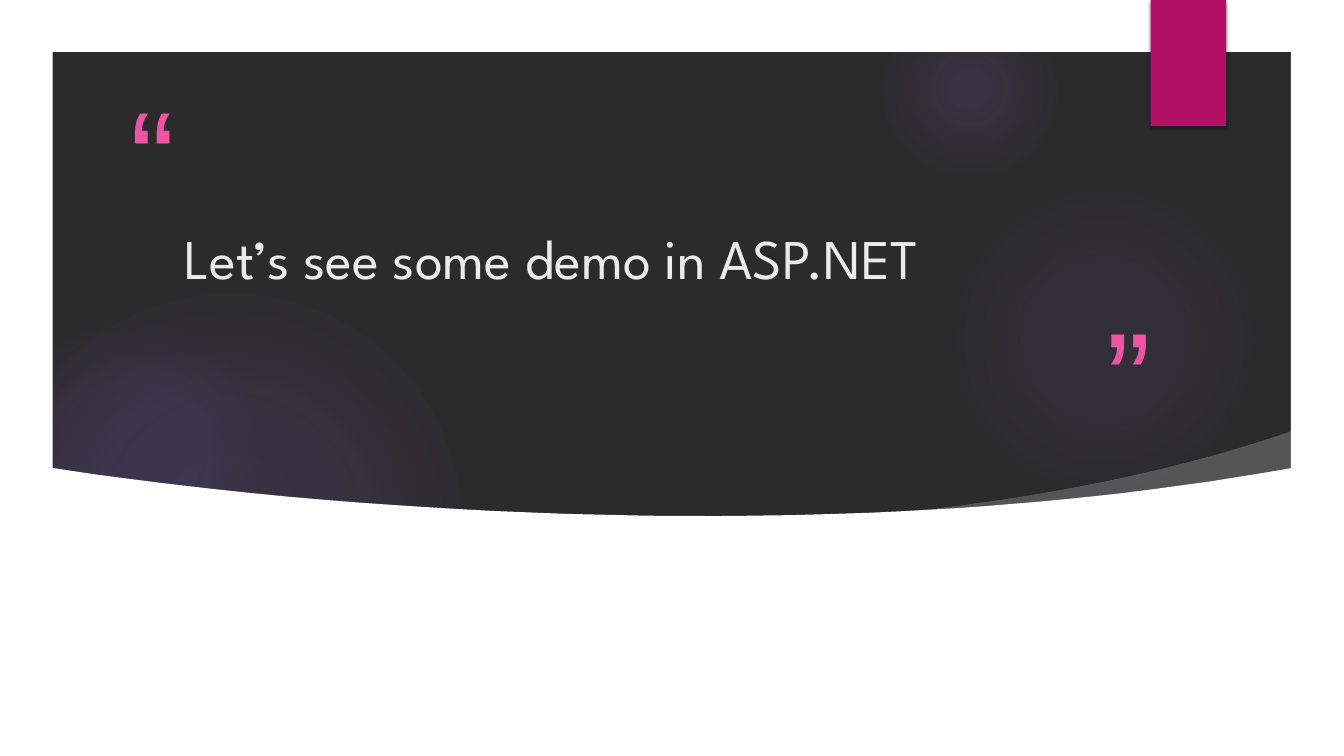
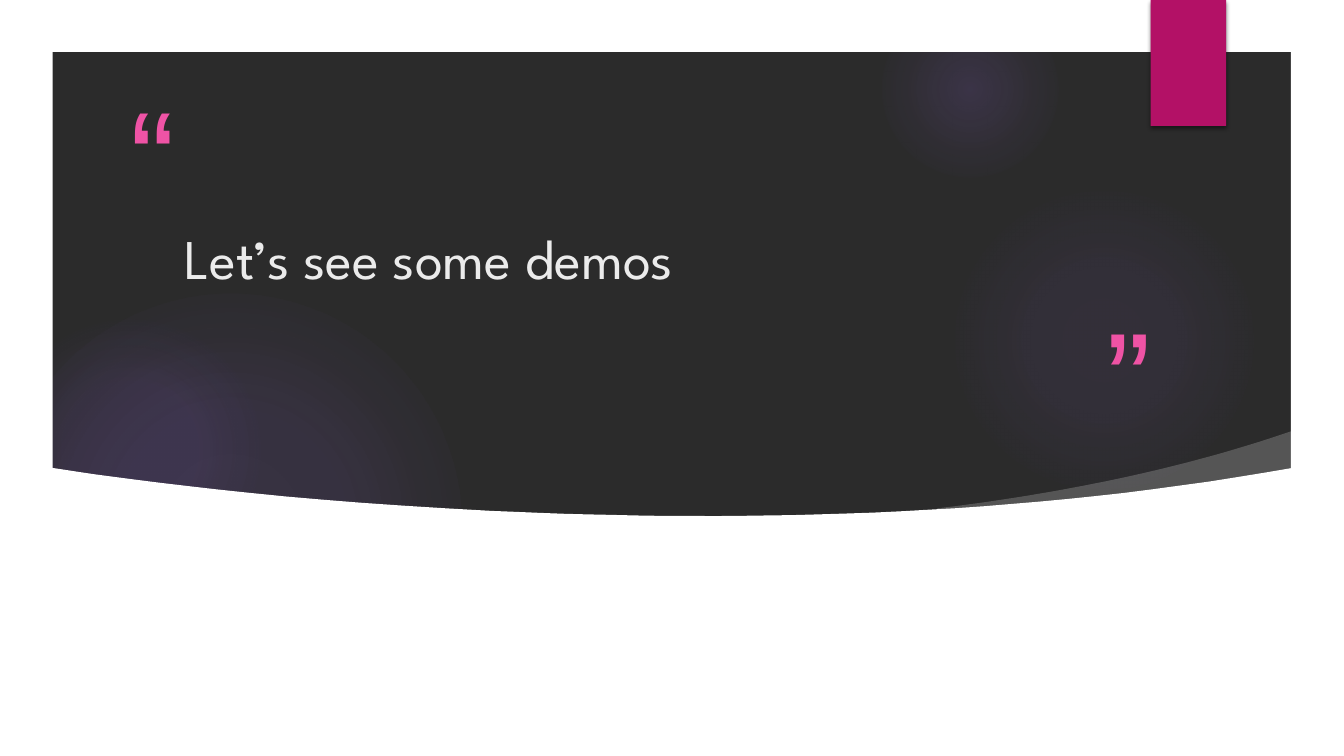
Before and after one commit to accorddeveloper/ASP.NET-MVC-Bootstrapper-Installed-Example, a slide deck: slide 31 of Presentation.pptx (slide 21 before the commit). Drawn at 1344x756 pixels with LibreOffice and Linux fonts; fonts in the diff are those of the drawing; background and template pictures are left out; a plain dark background stands for a picture behind light text. Boxes give left, top, right and bottom in pixels: in the first picture for what was removed or moved away, otherwise in the second. Text is boxed around its words. In the diff, an @@ line names an element or a change of style, - is before the commit and + after.

```diff
--- a/Presentation.pptx
+++ b/Presentation.pptx
@@ title at bbox=[184, 240, 673, 280]: text changed @@
-Let’s see some demo in ASP.NET
+Let’s see some demos
```
Also in this commit, not shown: 7 other slides changed, 11 slides added, 2 slides removed, 1 other file.
